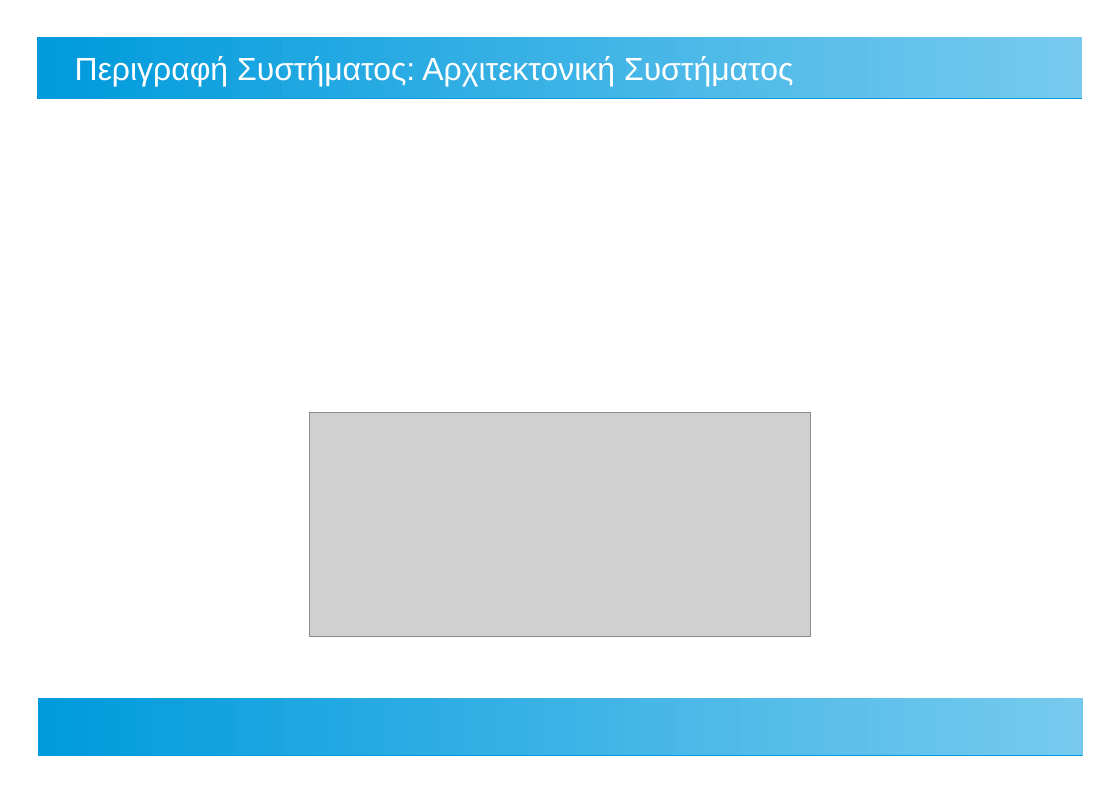
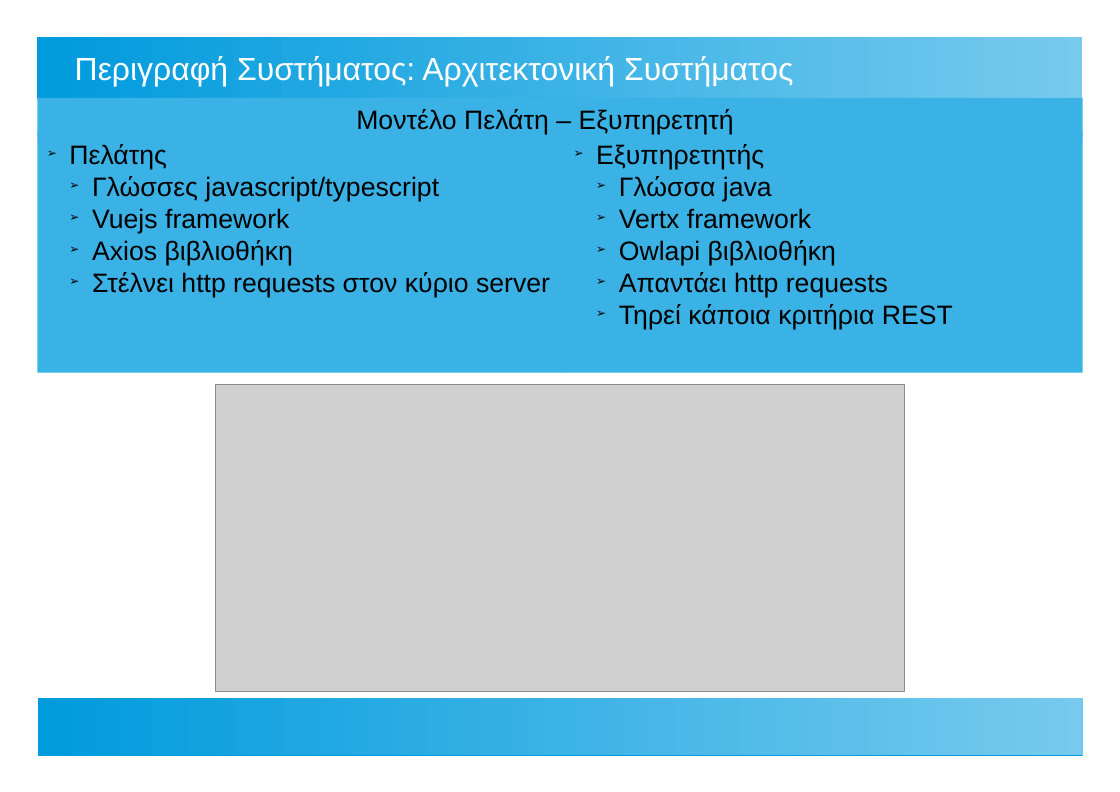
Before and after one commit to ThanosApostolou/omv, a slide deck: slide 5 of docs/thesis presentation.odp. Drawn at 1120x792 pixels with LibreOffice and Linux fonts; fonts in the diff are those of the drawing; grey boxes stand for pictures. Boxes give left, top, right and bottom in pixels: in the first picture for what was removed or moved away, otherwise in the second. Text is boxed around its words. In the diff, an @@ line names an element or a change of style, - is before the commit and + after.

```diff
--- a/docs/thesis presentation.odp
+++ b/docs/thesis presentation.odp
@@ rectangle added at bbox=[37, 98, 1083, 137], fill #3AB2E5, 20 pt, text #000000 @@
+Μοντέλο Πελάτη – Εξυπηρετητή
@@ rectangle added at bbox=[37, 133, 564, 373], fill #3AB2E5, 20 pt, text #000000 @@
+➢ Πελάτης
+  ➢ Γλώσσες javascript/typescript
+  ➢ Vuejs framework
+  ➢ Αxios βιβλιοθήκη
+  ➢ Στέλνει http requests στον κύριο server
@@ rectangle added at bbox=[564, 133, 1083, 373], fill #3AB2E5, 20 pt, text #000000 @@
+➢ Εξυπηρετητής
+  ➢ Γλώσσα java
+  ➢ Vertx framework
+  ➢ Owlapi βιβλιοθήκη
+  ➢ Απαντάει http requests
+  ➢ Τηρεί κάποια κριτήρια REST
@@ picture: place and size @@
-picture at bbox=[309, 413, 810, 636]
+picture at bbox=[216, 384, 904, 692]
```
Also in this commit, not shown: 4 other slides changed, 1 slide added, 1 slide removed, 1 other file.
